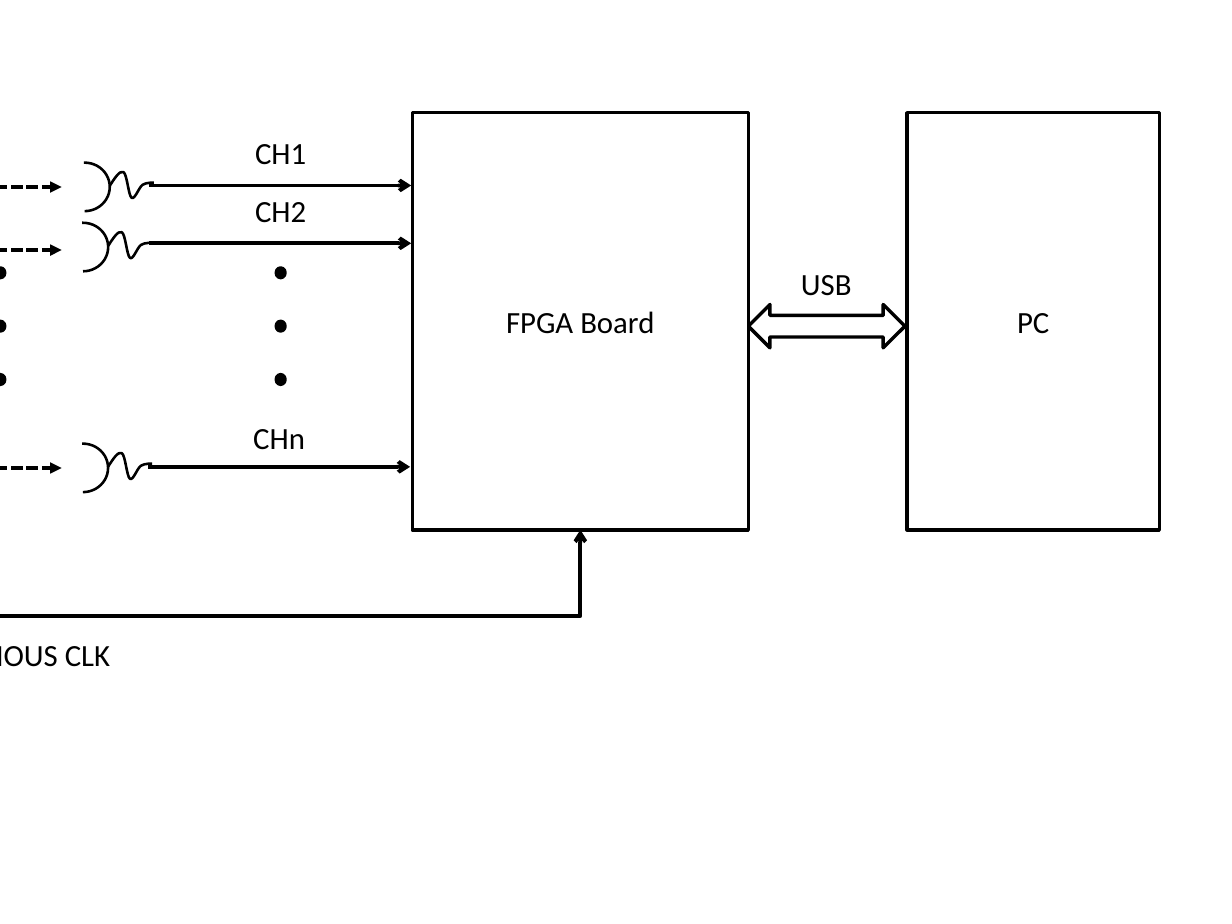
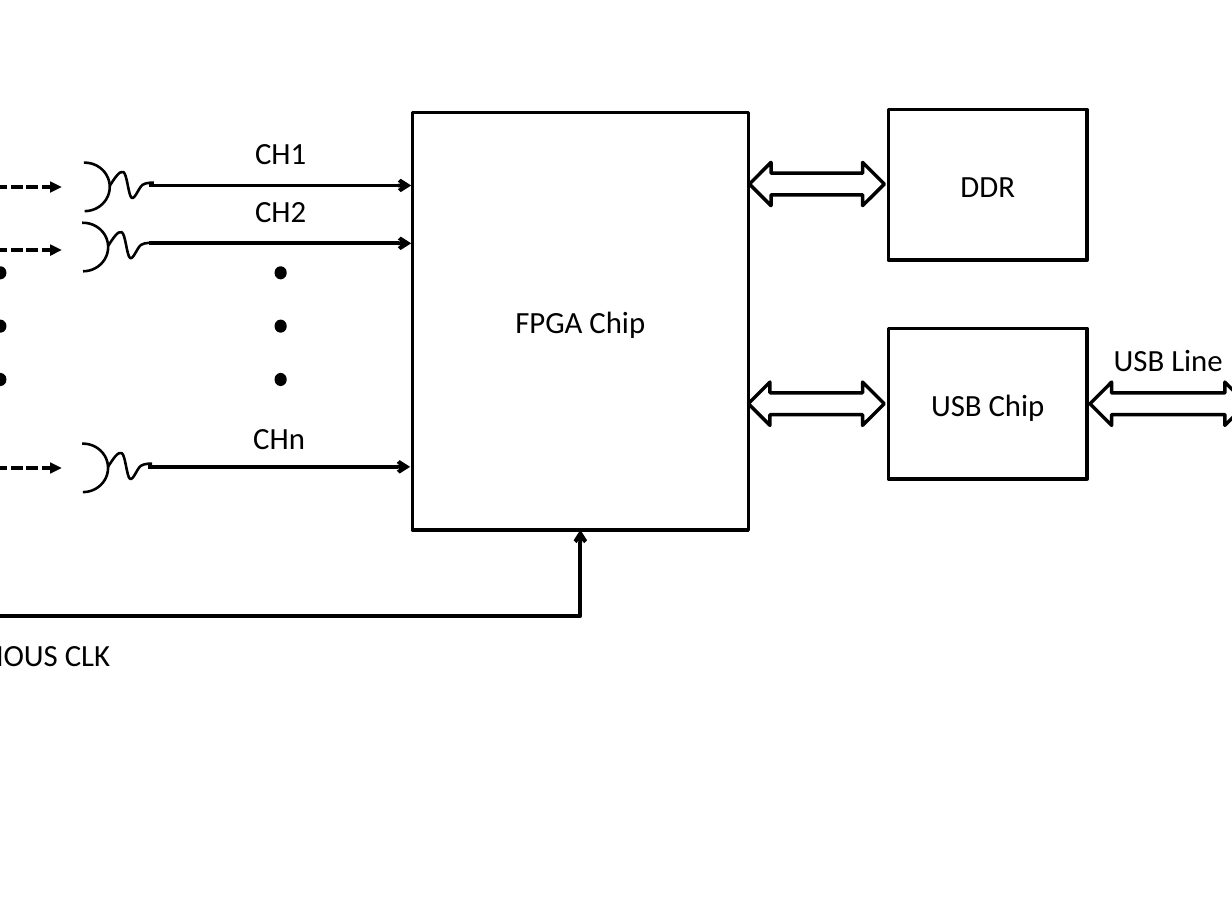
Before and after one commit to moxix2/Patent-coincidence, a slide deck: slide 1 of 八光子.pptx. Drawn at 1232x924 pixels with LibreOffice and Linux fonts; fonts in the diff are those of the drawing. Boxes give left, top, right and bottom in pixels: in the first picture for what was removed or moved away, otherwise in the second. Text is boxed around its words. In the diff, an @@ line names an element or a change of style, - is before the commit and + after.

```diff
--- a/八光子.pptx
+++ b/八光子.pptx
@@ group added at (x1=748, y1=110, x2=1087, y2=479): 2 up down arrows, 2 rectangles @@
+USB Chip
+DDR
@@ rectangle removed at (x1=907, y1=113, x2=1159, y2=531) @@
-PC
@@ text in rectangle at (x1=515, y1=311, x2=645, y2=338): text changed @@
-FPGA Board
+FPGA Chip
@@ text at (x1=1114, y1=350, x2=1222, y2=372): text changed @@
-USB
+USB Line
@@ up down arrow resized from (x1=748, y1=304, x2=904, y2=347) to (x1=1090, y1=382, x2=1232, y2=425) @@
```
Also in this commit, not shown: 1 other slide changed, 2 other files.
